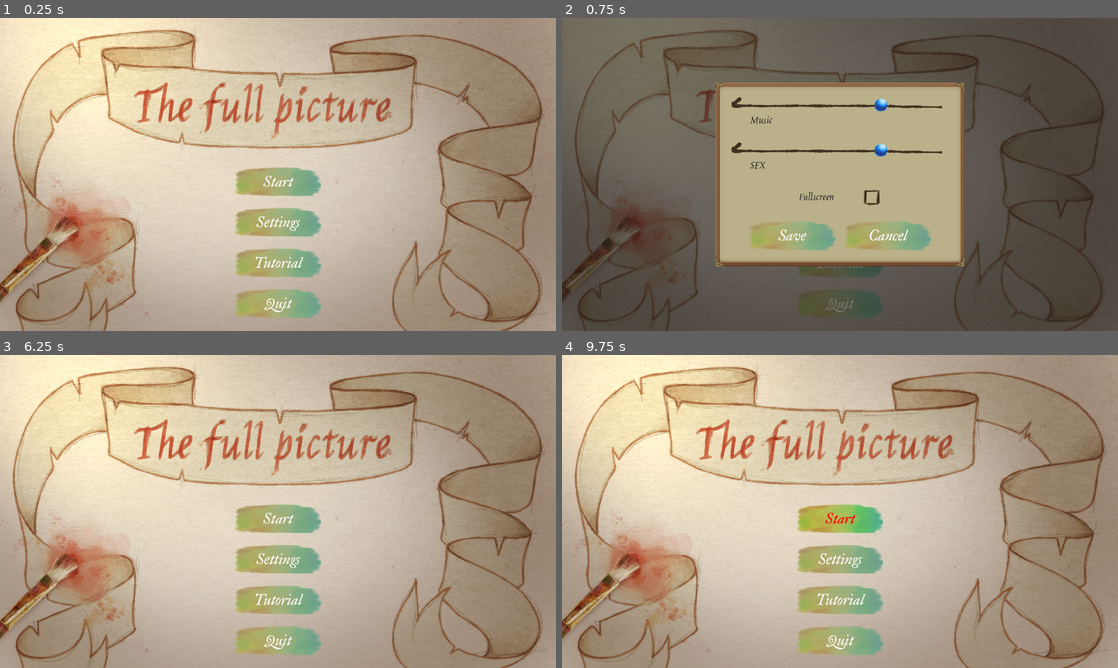
Above: before the commit, frames 1-4 (two rows, left to right).
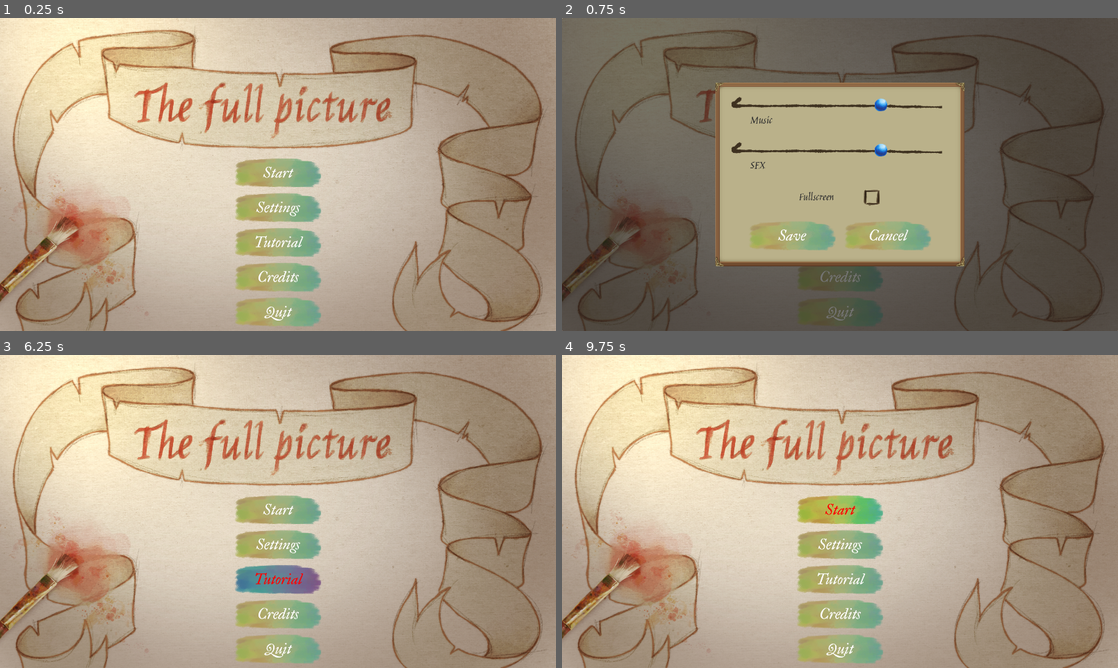
Above: after the commit, the same moments.

Repository: 100-Devs-1-Game/TheFullPicture
Game: Godot game, scene res://menus/main_menu.tscn
Same seed, same stepped clock (60 frames per second), same inputs: the game is played once before the commit and once after it. Sound files missing from this copy of the repository are replaced by a short silence.
Inputs (mouse positions are in pixels of both pictures, inside the frame that each line leads up to):
- Up to frame 1 (0.25 s): no input
- Up to frame 2 (0.75 s): click "Settings" at 0.5 s
- Up to frame 3 (6.25 s): click "Tutorial" at 1.25 s; click (278, 614) at 2 s, where only the run after the commit has a clickable "Credits"; click "Start" at 2.75 s; click "Start" at 3.5 s; click "Cancel" at 4.25 s; tap Enter at 5 s; move the mouse to (400, 495) at 5.02 s; press the mouse at (400, 495) at 5.03 s; hold Right (ui_right) 5.03-5.75 s; release the mouse at (400, 495) at 5.75 s; tap Space at 5.75 s; drag from (166, 527) to (250, 574) at 5.77 s
- Up to frame 4 (9.75 s): tap Enter at 6.5 s; move the mouse to (895, 442) at 6.52 s; press the mouse at (895, 442) at 6.53 s; hold Right (ui_right) 6.53-7.25 s; release the mouse at (895, 442) at 7.25 s; tap Space at 7.25 s; drag from (812, 574) to (673, 464) at 7.27 s; move the mouse to (1006, 558) at 8.02 s; press the mouse at (1006, 558) at 8.03 s; hold Left (ui_left) 8.03-8.75 s; release the mouse at (1006, 558) at 8.75 s; drag from (673, 464) to (756, 433) at 8.77 s; move the mouse to (867, 511) at 9.52 s; press the mouse at (867, 511) at 9.53 s; hold Down (ui_down) from 9.53 s (still down)

The runs differ from the first frame. In frame 1, 5.0% of the frame differs, in the area x 42-58%, y 44-99%; in frame 2, 0.8%; in frame 3, 5.6%; in frame 4, 5.2%.

Commit message:
Add credits

Diff:
--- /dev/null
+++ b/src/menus/credits_popup.gd
@@ -0,0 +1,11 @@
+class_name CreditsPopup
+extends CenterContainer
+
+signal closed
+
+
+
+func _on_panel_container_gui_input(event: InputEvent) -> void:
+	if event is InputEventMouseButton:
+		hide()
+		closed.emit()
--- /dev/null
+++ b/src/menus/credits_popup.tscn
@@ -0,0 +1,84 @@
+[gd_scene load_steps=4 format=3 uid="uid://d4ihjullkk6wq"]
+
+[ext_resource type="Script" uid="uid://dxvk40ynr6cyd" path="res://menus/credits_popup.gd" id="1_h1oen"]
+[ext_resource type="StyleBox" uid="uid://opg1fo6x4a5l" path="res://ui/panel_background.stylebox" id="1_ylo15"]
+[ext_resource type="FontFile" uid="uid://ccoh5tco61px" path="res://assets_external/fonts/Jim_Nightshade/JimNightshade-Regular.ttf" id="2_h1oen"]
+
+[node name="CreditsPopup" type="CenterContainer"]
+anchors_preset = 15
+anchor_right = 1.0
+anchor_bottom = 1.0
+grow_horizontal = 2
+grow_vertical = 2
+script = ExtResource("1_h1oen")
+
+[node name="PanelContainer" type="PanelContainer" parent="."]
+layout_mode = 2
+theme_override_styles/panel = ExtResource("1_ylo15")
+
+[node name="VBoxContainer" type="VBoxContainer" parent="PanelContainer"]
+layout_mode = 2
+
+[node name="RichTextLabel" type="RichTextLabel" parent="PanelContainer/VBoxContainer"]
+custom_minimum_size = Vector2(0, 250)
+layout_mode = 2
+mouse_filter = 1
+theme_override_colors/default_color = Color(0.13803378, 0.13803375, 0.13803375, 1)
+theme_override_constants/paragraph_separation = -3
+theme_override_constants/underline_alpha = 100
+theme_override_fonts/normal_font = ExtResource("2_h1oen")
+theme_override_font_sizes/normal_font_size = 60
+bbcode_enabled = true
+text = "[u]Lead Game Designer[/u]
+Axureé Rheeid
+"
+autowrap_mode = 0
+horizontal_alignment = 1
+vertical_alignment = 1
+
+[node name="HBoxContainer" type="HBoxContainer" parent="PanelContainer/VBoxContainer"]
+layout_mode = 2
+
+[node name="RichTextLabel2" type="RichTextLabel" parent="PanelContainer/VBoxContainer/HBoxContainer"]
+custom_minimum_size = Vector2(350, 700)
+layout_mode = 2
+mouse_filter = 1
+theme_override_colors/default_color = Color(0.13803378, 0.13803375, 0.13803375, 1)
+theme_override_constants/paragraph_separation = -3
+theme_override_constants/underline_alpha = 100
+theme_override_fonts/normal_font = ExtResource("2_h1oen")
+theme_override_font_sizes/normal_font_size = 40
+bbcode_enabled = true
+text = "[u]2D Artist[/u]
+Axureé Rheeid
+
+[u]Composer[/u]
+Aaron Busch
+
+[u]Programmers[/u]
+Codimon
+game8024
+"
+horizontal_alignment = 1
+
+[node name="RichTextLabel" type="RichTextLabel" parent="PanelContainer/VBoxContainer/HBoxContainer"]
+custom_minimum_size = Vector2(350, 700)
+layout_mode = 2
+mouse_filter = 1
+theme_override_colors/default_color = Color(0.13803378, 0.13803375, 0.13803375, 1)
+theme_override_constants/paragraph_separation = -3
+theme_override_constants/underline_alpha = 100
+theme_override_fonts/normal_font = ExtResource("2_h1oen")
+theme_override_font_sizes/normal_font_size = 40
+bbcode_enabled = true
+text = "[u]Sound Designer[/u]
+LANCER
+
+[u]Voice Actor[/u]
+RisibleZombie
+
+[u]Writer[/u]
+reodnalezienie"
+horizontal_alignment = 1
+
+[connection signal="gui_input" from="PanelContainer" to="." method="_on_panel_container_gui_input"]
--- a/src/menus/main_menu.gd
+++ b/src/menus/main_menu.gd
@@ -2,6 +2,7 @@
 
 @onready var settings_popup: SettingsPopup = $SettingsPopup
 @onready var tutorial_popup: TutorialPopup = $TutorialPopup
+@onready var credits_popup: CreditsPopup = $CreditsPopup
 @onready var quit_button: TextureButton = $VBoxContainer/QuitButton
 @onready var blocking_overlay: PanelContainer = $BlockingOverlay
 
@@ -22,13 +23,16 @@
 func _on_settings_button_pressed() -> void:
 	blocking_overlay.show()
 	settings_popup.open()
-	settings_popup.closed.connect(on_popup_closed)
 
 
 func _on_tutorial_button_pressed() -> void:
 	blocking_overlay.show()
 	tutorial_popup.show()
-	tutorial_popup.closed.connect(on_popup_closed)
+
+
+func _on_credits_button_pressed() -> void:
+	blocking_overlay.show()
+	credits_popup.show()
 
 
 func _on_quit_button_pressed() -> void:
--- a/src/menus/main_menu.tscn
+++ b/src/menus/main_menu.tscn
@@ -6,6 +6,7 @@
 [ext_resource type="FontFile" uid="uid://jimsitoijr6" path="res://assets_external/fonts/IM_Fell_Great_Primer/IMFellGreatPrimer-Italic.ttf" id="3_rqbgu"]
 [ext_resource type="PackedScene" uid="uid://bgvhmukqvy84h" path="res://menus/settings_popup.tscn" id="3_yjgyn"]
 [ext_resource type="PackedScene" uid="uid://ytsibd2sd08a" path="res://menus/tutorial_popup.tscn" id="6_a63lr"]
+[ext_resource type="PackedScene" uid="uid://d4ihjullkk6wq" path="res://menus/credits_popup.tscn" id="7_pwbes"]
 
 [sub_resource type="LabelSettings" id="LabelSettings_oblsv"]
 resource_local_to_scene = true
@@ -18,6 +19,11 @@
 font_size = 50
 
 [sub_resource type="LabelSettings" id="LabelSettings_hswy5"]
+resource_local_to_scene = true
+font = ExtResource("3_rqbgu")
+font_size = 50
+
+[sub_resource type="LabelSettings" id="LabelSettings_vmd75"]
 resource_local_to_scene = true
 font = ExtResource("3_rqbgu")
 font_size = 50
@@ -45,10 +51,10 @@
 [node name="VBoxContainer" type="VBoxContainer" parent="."]
 layout_mode = 0
 offset_left = 810.0
-offset_top = 515.0
+offset_top = 484.0
 offset_right = 1110.0
-offset_bottom = 1035.0
-theme_override_constants/separation = 40
+offset_bottom = 1064.0
+theme_override_constants/separation = 20
 
 [node name="StartButton" parent="VBoxContainer" instance=ExtResource("1_8gy84")]
 layout_mode = 2
@@ -70,6 +76,13 @@
 [node name="Label" parent="VBoxContainer/TutorialButton" index="0"]
 text = "Tutorial"
 label_settings = SubResource("LabelSettings_hswy5")
+
+[node name="CreditsButton" parent="VBoxContainer" instance=ExtResource("1_8gy84")]
+layout_mode = 2
+
+[node name="Label" parent="VBoxContainer/CreditsButton" index="0"]
+text = "Credits"
+label_settings = SubResource("LabelSettings_vmd75")
 
 [node name="QuitButton" parent="VBoxContainer" instance=ExtResource("1_8gy84")]
 layout_mode = 2
@@ -95,12 +108,21 @@
 visible = false
 layout_mode = 1
 
+[node name="CreditsPopup" parent="." instance=ExtResource("7_pwbes")]
+visible = false
+layout_mode = 1
+
 [connection signal="pressed" from="VBoxContainer/StartButton" to="." method="_on_start_button_pressed"]
 [connection signal="pressed" from="VBoxContainer/SettingsButton" to="." method="_on_settings_button_pressed"]
 [connection signal="pressed" from="VBoxContainer/TutorialButton" to="." method="_on_tutorial_button_pressed"]
+[connection signal="pressed" from="VBoxContainer/CreditsButton" to="." method="_on_credits_button_pressed"]
 [connection signal="pressed" from="VBoxContainer/QuitButton" to="." method="_on_quit_button_pressed"]
+[connection signal="closed" from="SettingsPopup" to="." method="on_popup_closed"]
+[connection signal="closed" from="TutorialPopup" to="." method="on_popup_closed"]
+[connection signal="closed" from="CreditsPopup" to="." method="on_popup_closed"]
 
 [editable path="VBoxContainer/StartButton"]
 [editable path="VBoxContainer/SettingsButton"]
 [editable path="VBoxContainer/TutorialButton"]
+[editable path="VBoxContainer/CreditsButton"]
 [editable path="VBoxContainer/QuitButton"]
Not shown, added: src/menus/credits_popup.gd.uid
Not shown: 1 places in src/menus/main_menu.tscn that only renumber resources
